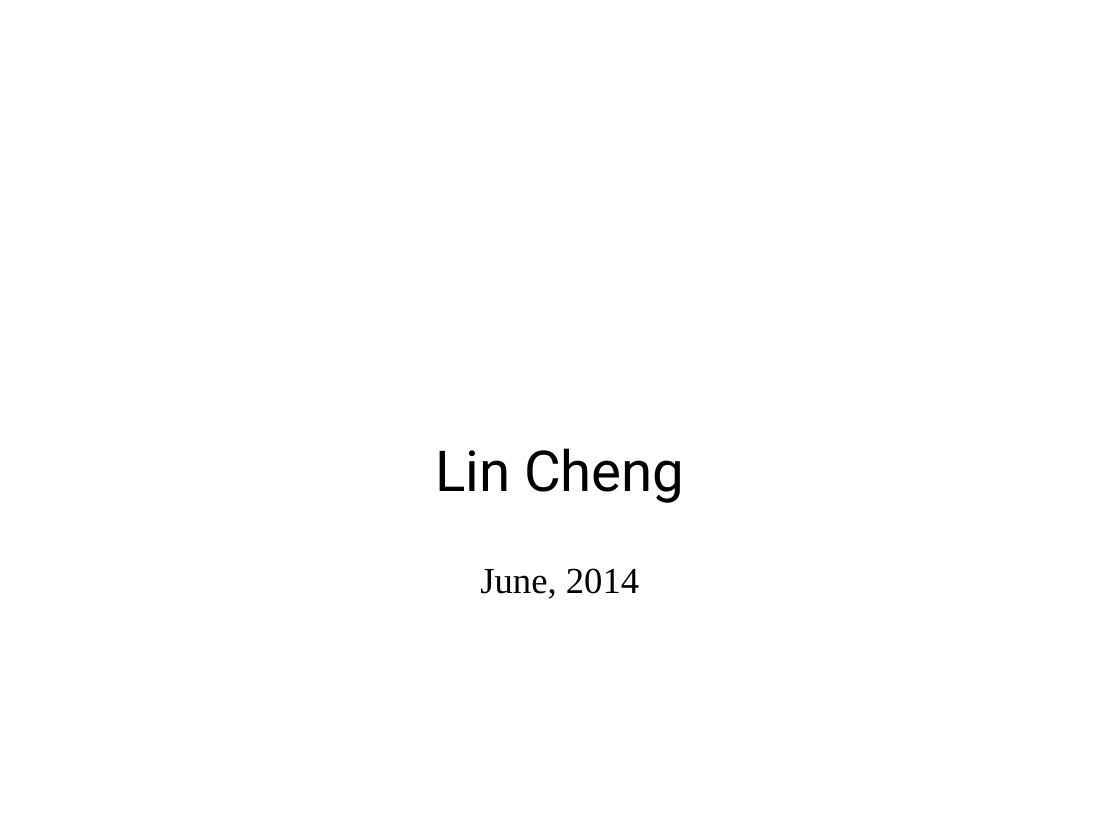
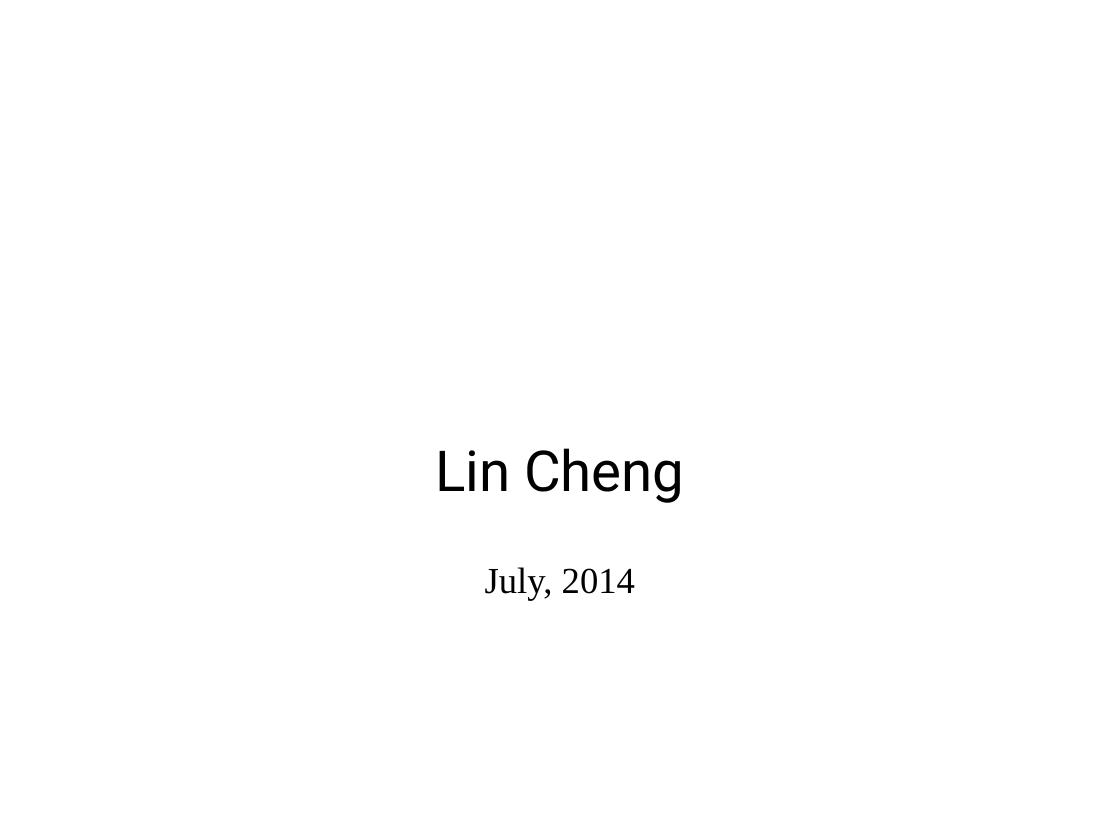
Before and after one commit to forestcheng/cudahmmsearch, a slide deck: slide 1 of thesis/thesisDefense.odp. Drawn at 1120x840 pixels with LibreOffice and Linux fonts; fonts in the diff are those of the drawing; background and template pictures are left out. Boxes give left, top, right and bottom in pixels: in the first picture for what was removed or moved away, otherwise in the second. Text is boxed around its words. In the diff, an @@ line names an element or a change of style, - is before the commit and + after.

```diff
--- a/thesis/thesisDefense.odp
+++ b/thesis/thesisDefense.odp
@@ subtitle at (485, 567, 635, 601): text changed @@
-June, 2014
+July, 2014
```
Also in this commit, not shown: 5 other slides changed.
